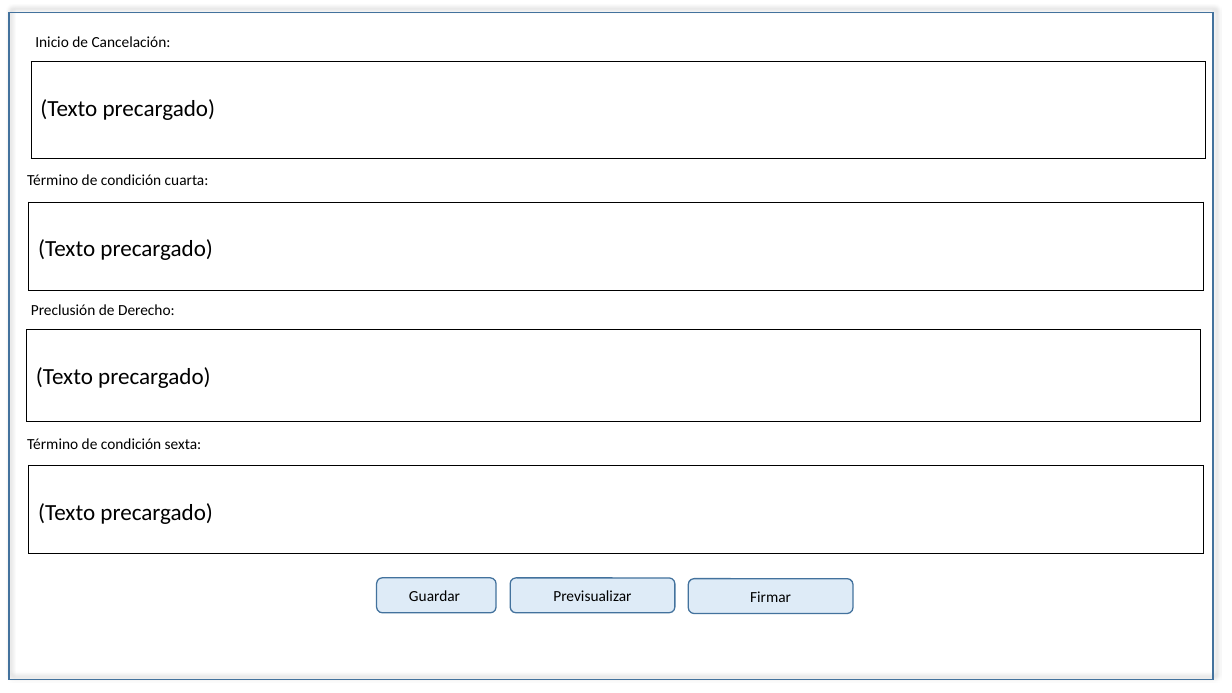
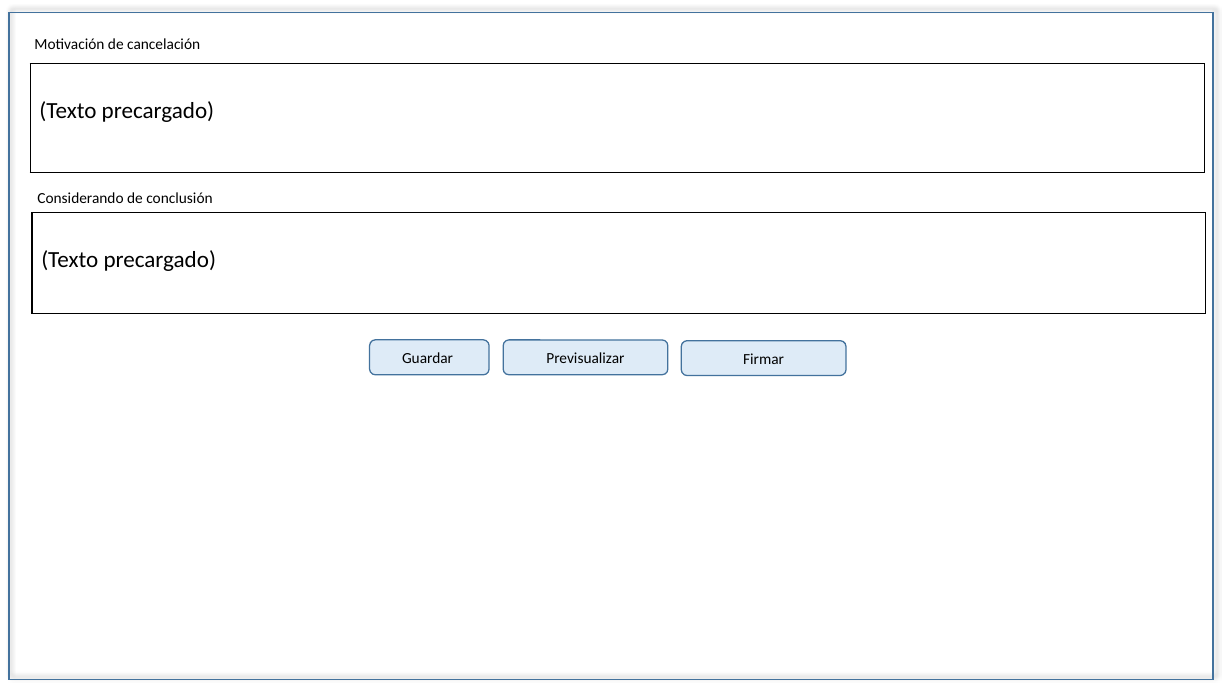
Before and after one commit to EDDIE83/Documentos, a slide deck: slide 7 of TAF 092019/Cancelación.pptx (slide 6 before the commit). Drawn at 1232x693 pixels with LibreOffice and Linux fonts; fonts in the diff are those of the drawing. Boxes give left, top, right and bottom in pixels: in the first picture for what was removed or moved away, otherwise in the second. Text is boxed around its words. In the diff, an @@ line names an element or a change of style, - is before the commit and + after.

```diff
--- a/TAF 092019/Cancelación.pptx
+++ b/TAF 092019/Cancelación.pptx
@@ text at box(34, 38, 200, 49): text changed @@
-Inicio de Cancelación:
+Motivación de cancelación
@@ table: place and size @@
-table at box(31, 62, 1206, 159)
+table at box(30, 64, 1205, 173)
@@ text at box(37, 192, 212, 203): text changed @@
-Término de condición cuarta:
+Considerando de conclusión
@@ table: place and size @@
-table at box(29, 202, 1203, 290)
+table at box(32, 213, 1206, 313)
@@ text removed at box(31, 304, 175, 315) @@
-Preclusión de Derecho:
@@ table removed at box(27, 330, 1202, 421), 1 rows, 1 columns @@
-(Texto precargado)
@@ rounded rectangle "Guardar": place and size @@
-rounded rectangle "Guardar" at box(377, 578, 496, 613)
+rounded rectangle "Guardar" at box(370, 340, 489, 375)
@@ rounded rectangle "Previsualizar": place and size @@
-rounded rectangle "Previsualizar" at box(510, 578, 675, 613)
+rounded rectangle "Previsualizar" at box(504, 340, 668, 375)
@@ rounded rectangle "Firmar": place and size @@
-rounded rectangle "Firmar" at box(689, 579, 853, 614)
+rounded rectangle "Firmar" at box(681, 341, 846, 376)
@@ text removed at box(27, 438, 202, 449) @@
-Término de condición sexta:
@@ table removed at box(29, 466, 1203, 554), 1 rows, 1 columns @@
-(Texto precargado)
```
Also in this commit, not shown: 21 other slides changed, 1 slide added, 9 slides removed, 15 other files.
